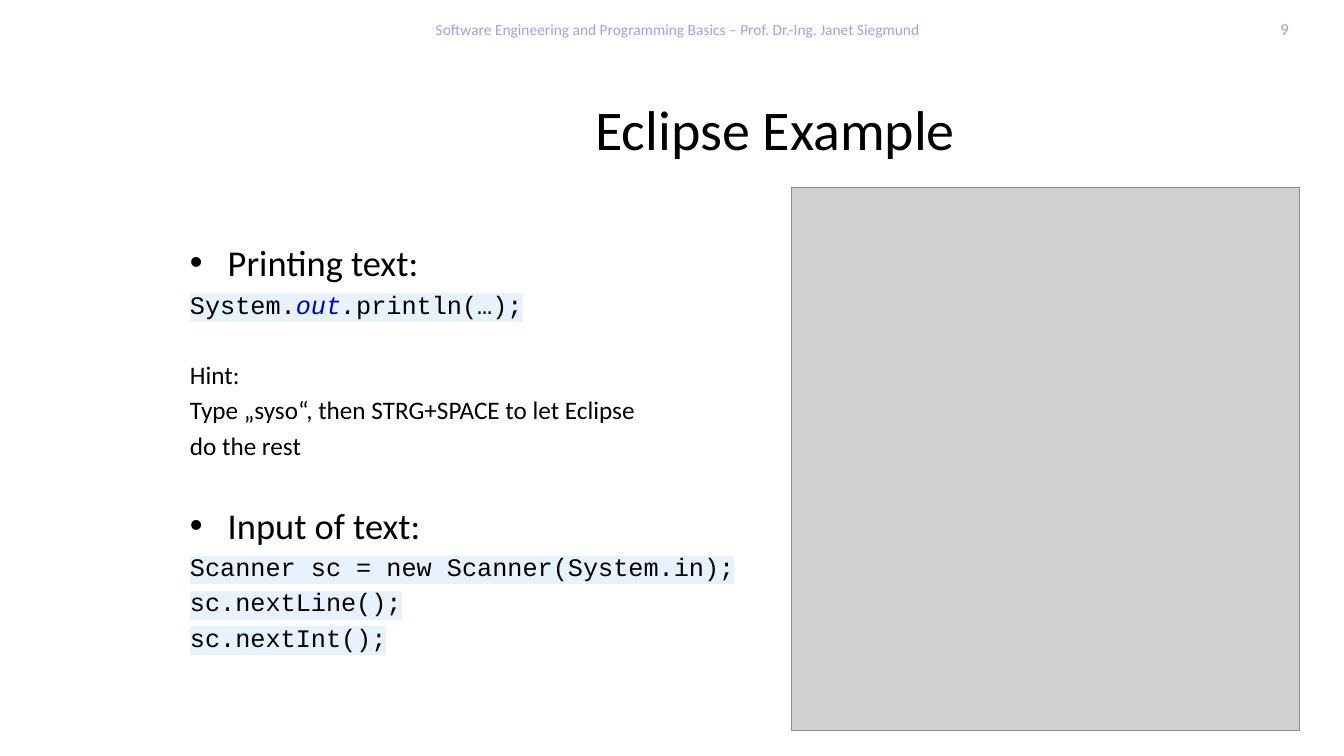
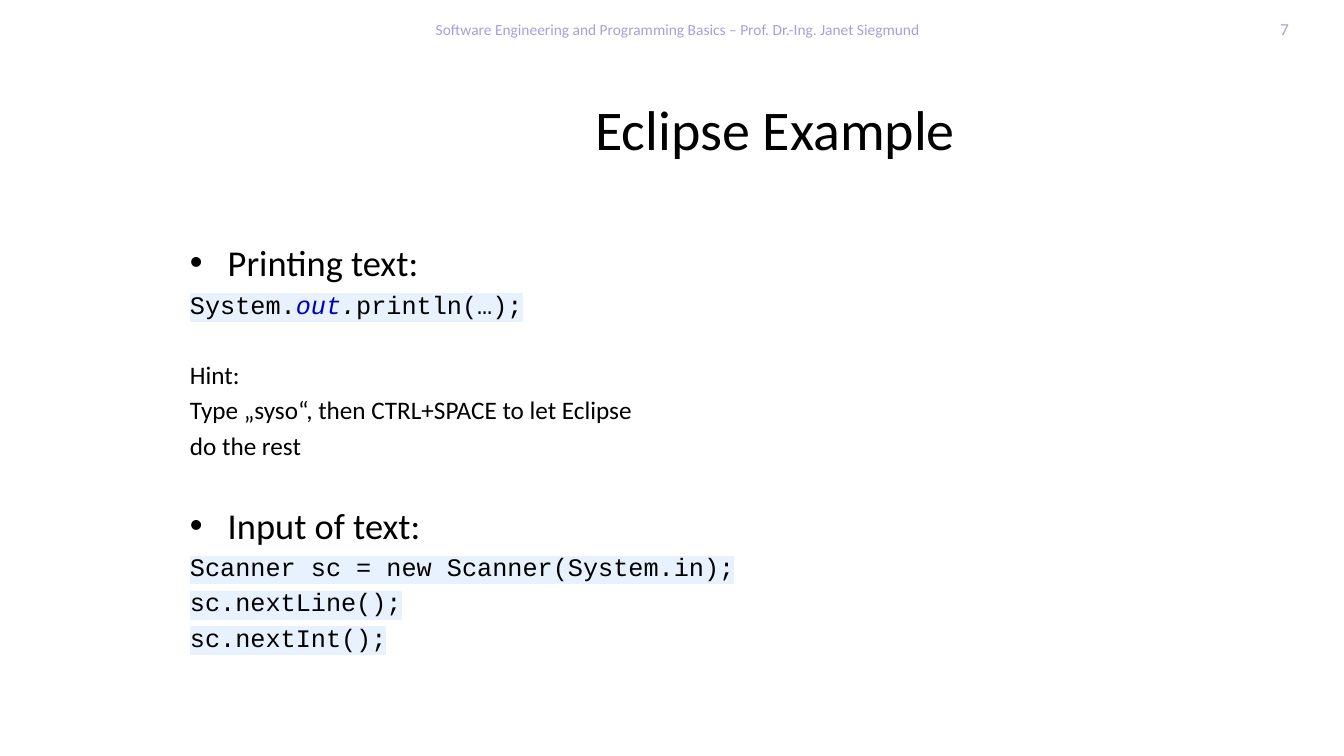
Before and after one commit to feigensp/lehre, a slide deck: slide 7 of se_prog/slides/03_ControlStructures.pptx (slide 9 before the commit). Drawn at 1344x756 pixels with LibreOffice and Linux fonts; fonts in the diff are those of the drawing; grey boxes stand for pictures; background and template pictures are left out. Boxes give left, top, right and bottom in pixels: in the first picture for what was removed or moved away, otherwise in the second. Text is boxed around its words. In the diff, an @@ line names an element or a change of style, - is before the commit and + after.

```diff
--- a/se_prog/slides/03_ControlStructures.pptx
+++ b/se_prog/slides/03_ControlStructures.pptx
@@ page number at box(1280, 24, 1288, 35): text changed @@
-9
+7
@@ picture removed at box(791, 188, 1300, 731) @@
@@ text at box(190, 401, 632, 423): text changed @@
-Type „syso“, then STRG+SPACE to let Eclipse
+Type „syso“, then CTRL+SPACE to let Eclipse
```
Also in this commit, not shown: 7 other slides changed, 2 slides removed, 3 other files.
